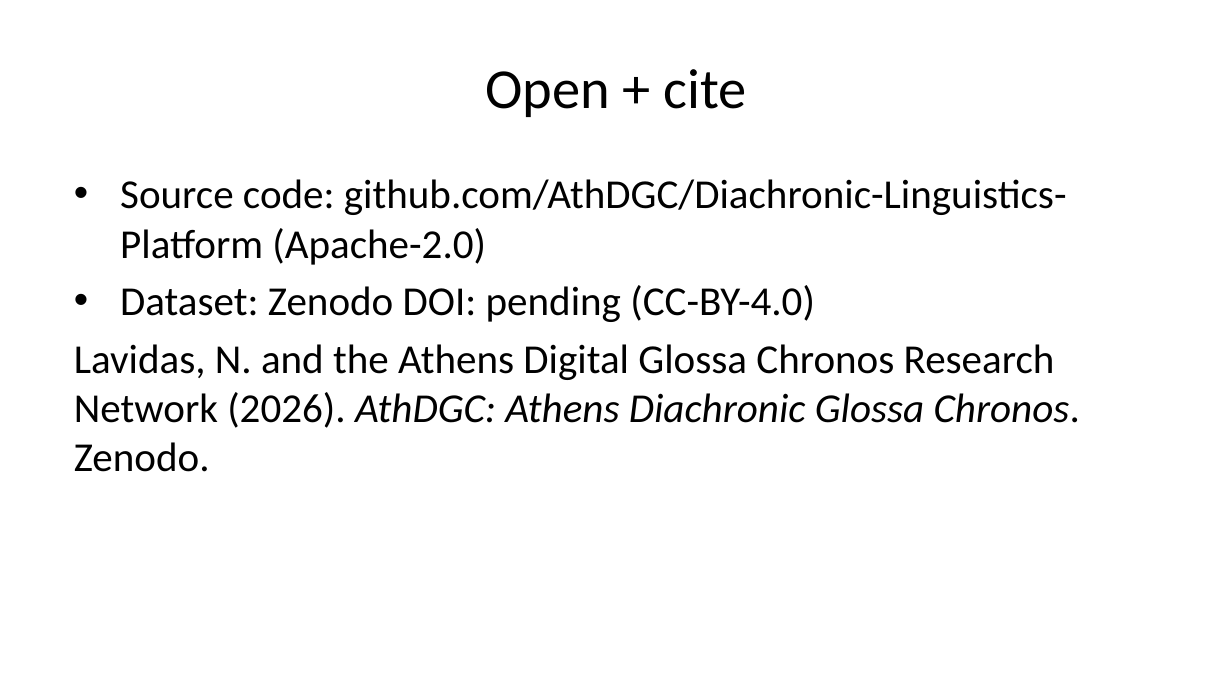
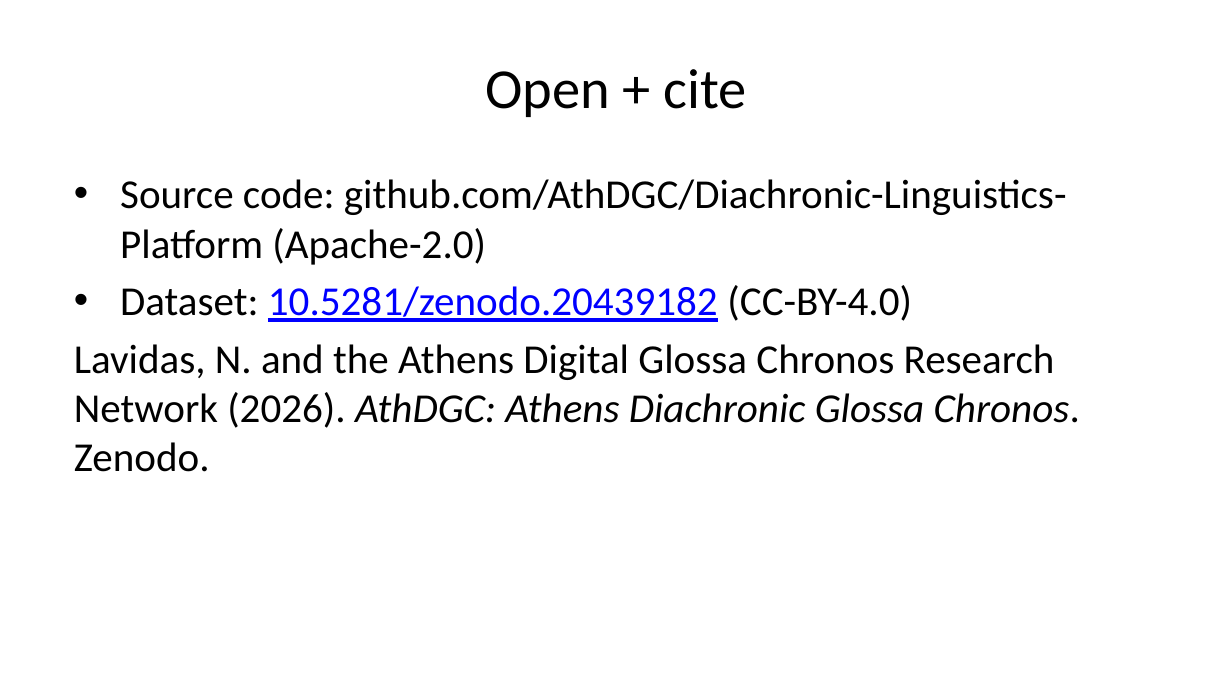
Before and after one commit to AthDGC/AthDGC.github.io, a slide deck: slide 9 of slides/lrec_demo.pptx. Drawn at 1232x693 pixels with LibreOffice and Linux fonts; fonts in the diff are those of the drawing. Boxes give left, top, right and bottom in pixels: in the first picture for what was removed or moved away, otherwise in the second. Text is boxed around its words. In the diff, an @@ line names an element or a change of style, - is before the commit and + after.

```diff
--- a/slides/lrec_demo.pptx
+++ b/slides/lrec_demo.pptx
@@ text at <box>120,285,912,322</box>: text changed; text colour #000000 to #0000FF @@
-• Dataset: Zenodo DOI: pending (CC-BY-4.0)
+• Dataset: 10.5281/zenodo.20439182 (CC-BY-4.0)
```
Also in this commit, not shown: 1 other slide changed, 21 other files.
